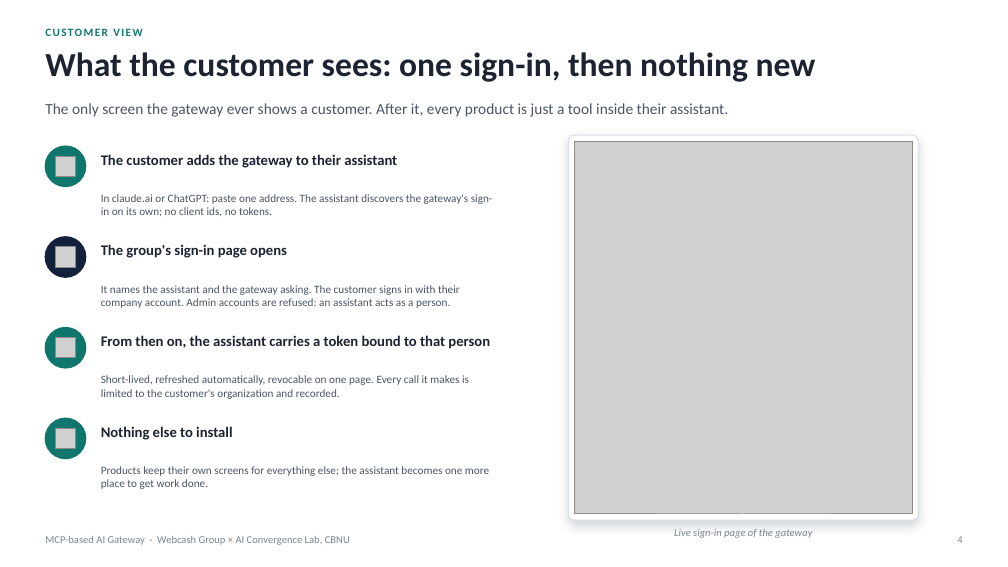
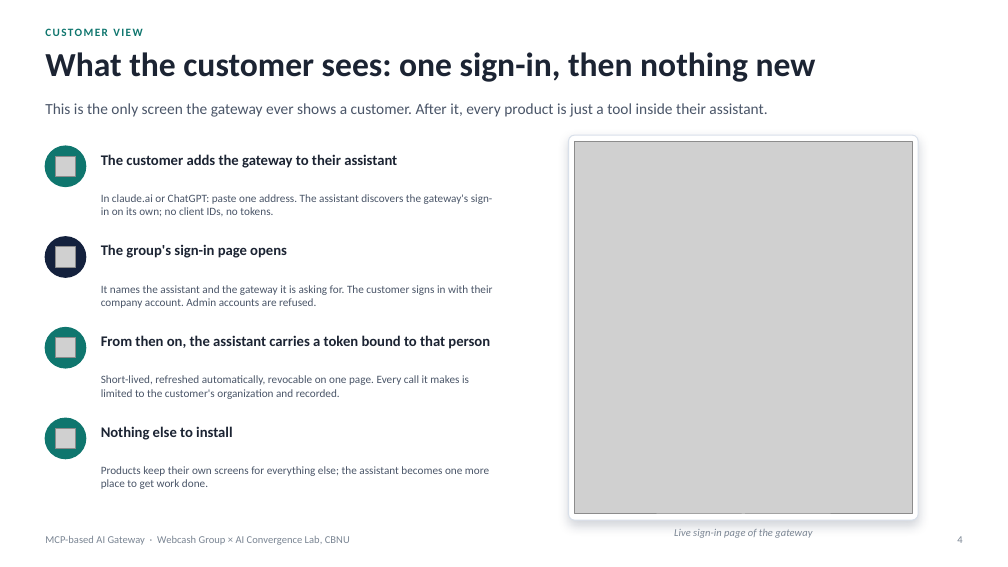
Before and after one commit to Chansokheang/MCP_Server_Portal, a slide deck: slide 4 of docs/webcash-ai-gateway-concept-visual.pptx. Drawn at 1008x567 pixels with LibreOffice and Linux fonts; fonts in the diff are those of the drawing; grey boxes stand for pictures. Boxes give left, top, right and bottom in pixels: in the first picture for what was removed or moved away, otherwise in the second. Text is boxed around its words. In the diff, an @@ line names an element or a change of style, - is before the commit and + after.

```diff
--- a/docs/webcash-ai-gateway-concept-visual.pptx
+++ b/docs/webcash-ai-gateway-concept-visual.pptx
@@ text at (45, 103, 767, 117): text changed @@
-The only screen the gateway ever shows a customer. After it, every product is just a tool inside their assistant.
+This is the only screen the gateway ever shows a customer. After it, every product is just a tool inside their assistant.
@@ text at (101, 194, 493, 216): text changed @@
-In claude.ai or ChatGPT: paste one address. The assistant discovers the gateway's sign-in on its own; no client ids, no tokens.
+In claude.ai or ChatGPT: paste one address. The assistant discovers the gateway's sign-in on its own; no client IDs, no tokens.
@@ text at (101, 285, 493, 308): text changed @@
-It names the assistant and the gateway asking. The customer signs in with their company account. Admin accounts are refused: an assistant acts as a person.
+It names the assistant and the gateway it is asking for. The customer signs in with their company account. Admin accounts are refused.
```
Also in this commit, not shown: 12 other slides changed, 1 other file.
